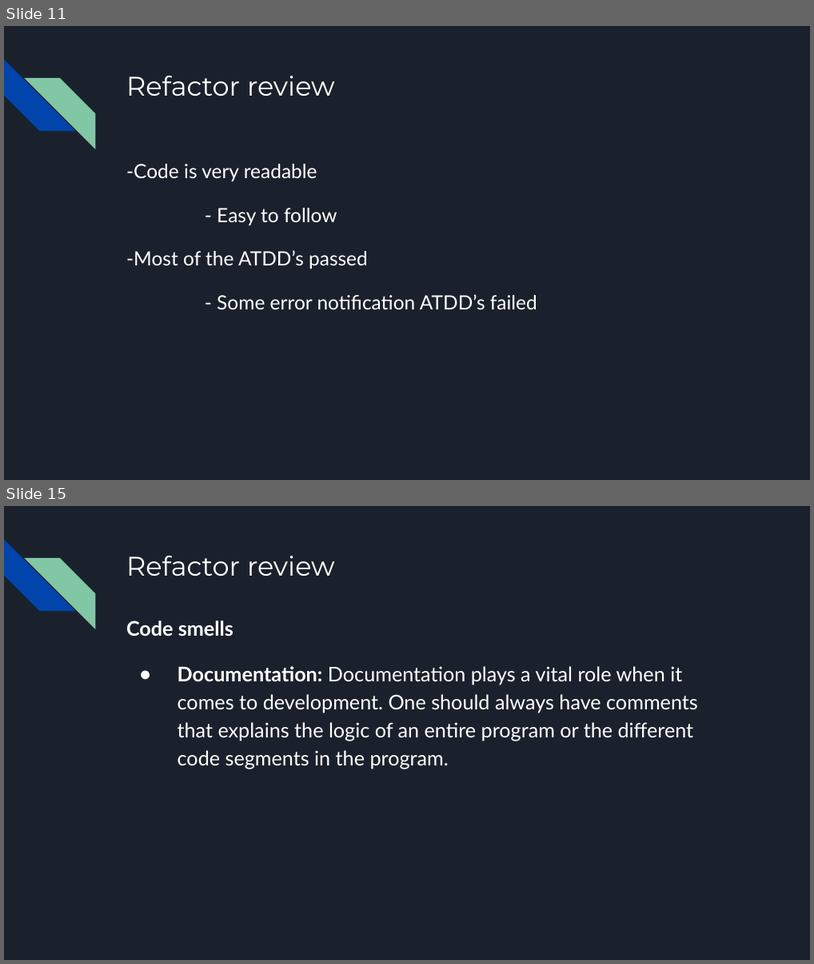
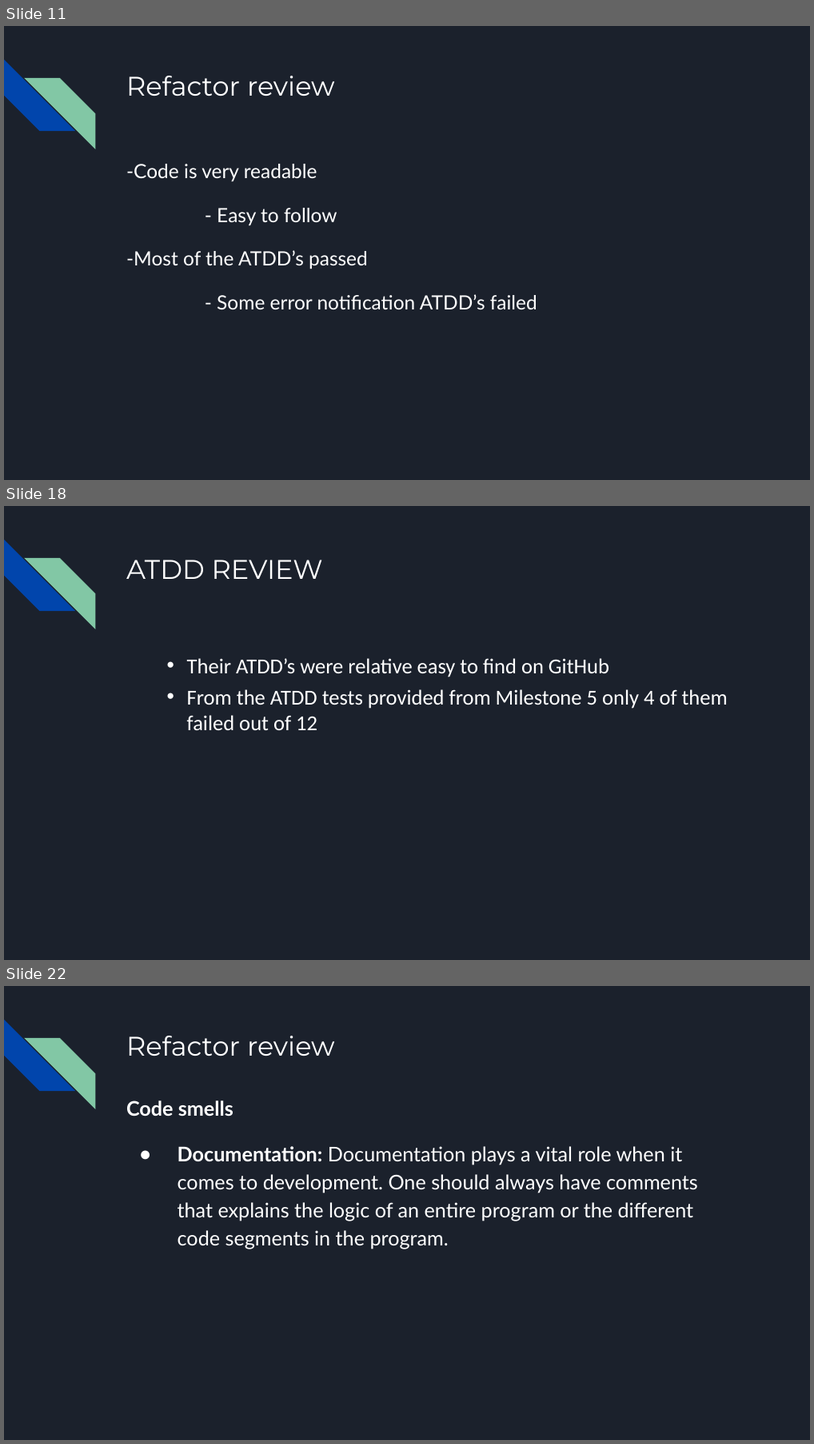
Before and after one commit to jaywmdenesik/ENSE-470-Group-Project, a slide deck: Milestone 7/ENSE 470, Milestone 7.pptx. Shown one above the other, each under a label of ours: slides 11 and 15 before the commit, slides 11, 18 and 22 after it; the slides between them are not shown. The pictures are 814x964 and 814x1444 pixels, drawn with LibreOffice and Linux fonts; fonts in the diff are those of the drawing. Boxes give left, top, right and bottom in pixels: in the first picture for what was removed or moved away, otherwise in the second. Text is boxed around its words. In the diff, an @@ line names an element or a change of style, - is before the commit and + after.

```diff
--- a/Milestone 7/ENSE 470, Milestone 7.pptx
+++ b/Milestone 7/ENSE 470, Milestone 7.pptx
@@ slide 18 added at (4,506,810,960), background #1B212C; not listed: 2 template elements that a slide beside it also shows @@
@@ title added at (126,560,323,579), 24 pt, text #FFFFFF @@
+ATDD REVIEW
@@ text added at (187,658,728,730), 19 pt, text #FFFFFF @@
+  • Their ATDD’s were relative easy to find on GitHub
+  • From the ATDD tests provided from Milestone 5 only 4 of them failed out of 12
@@ what was slide 15 is now slide 22 @@
```
Also in this commit, not shown: 6 slides changed, 10 other slides added, 4 slides removed.
